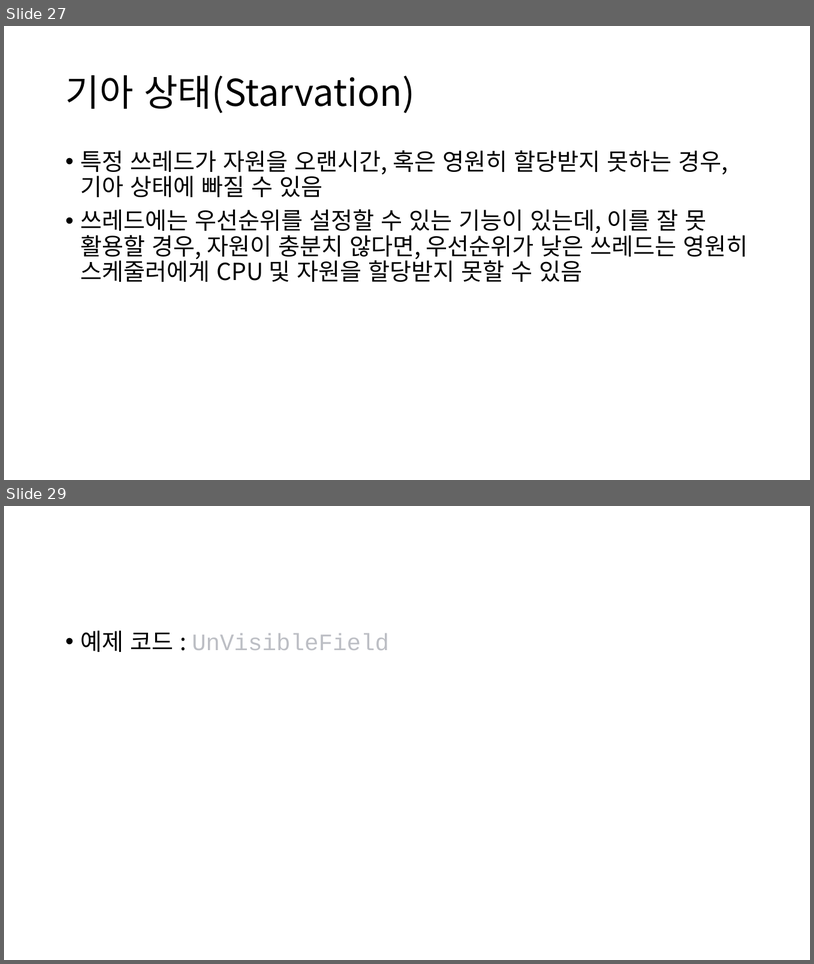
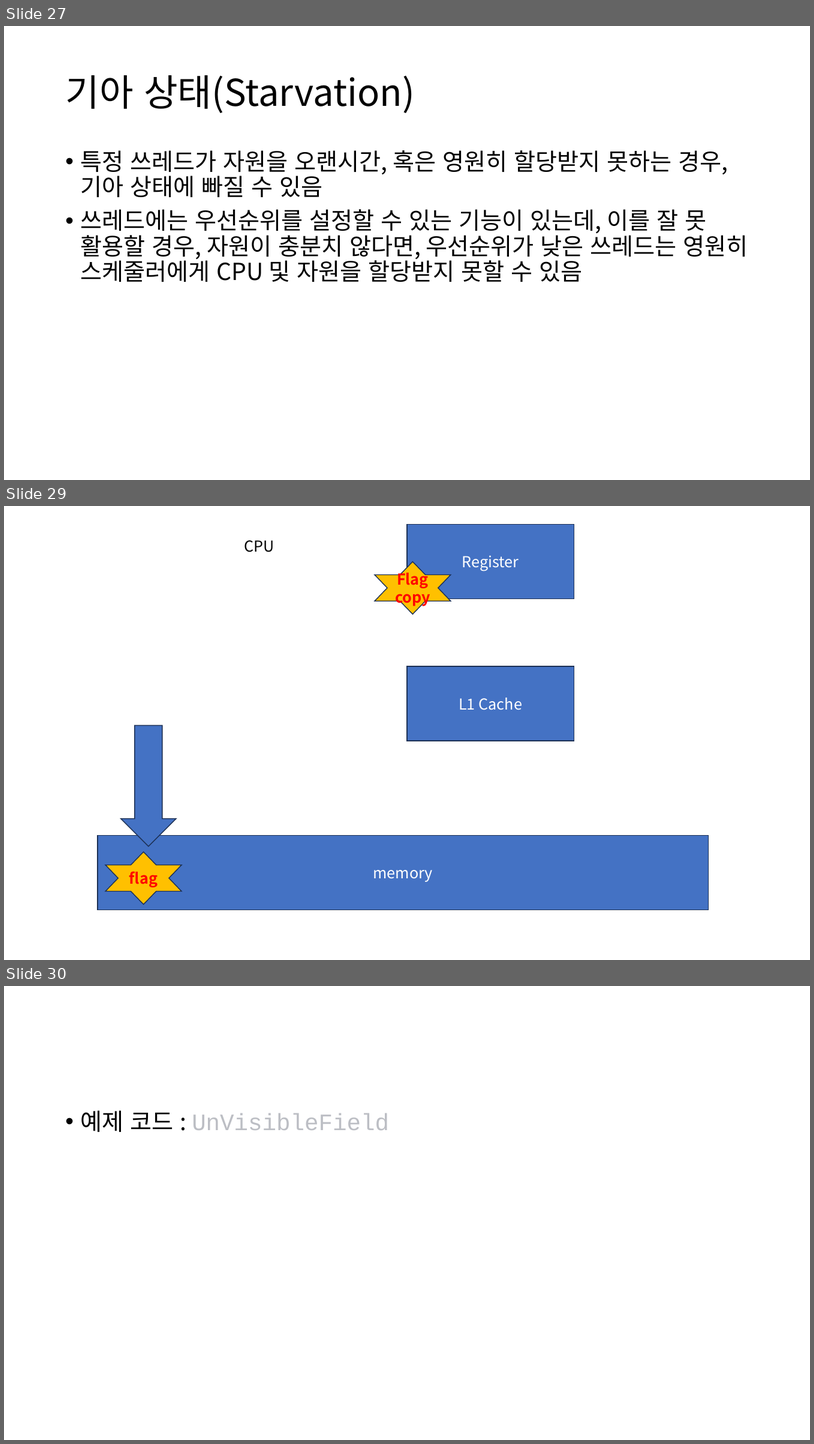
Before and after one commit to Baskervir/simcoding_jm, a slide deck: hy/수업자료/6주차 멀티쓰레딩/Multi Threading.pptx. Shown one above the other, each under a label of ours: slides 27 and 29 before the commit, slides 27, 29 and 30 after it; the slides between them are not shown. The pictures are 814x964 and 814x1444 pixels, drawn with LibreOffice and Linux fonts; fonts in the diff are those of the drawing. Boxes give left, top, right and bottom in pixels: in the first picture for what was removed or moved away, otherwise in the second. Text is boxed around its words. In the diff, an @@ line names an element or a change of style, - is before the commit and + after.

```diff
--- a/hy/수업자료/6주차 멀티쓰레딩/Multi Threading.pptx
+++ b/hy/수업자료/6주차 멀티쓰레딩/Multi Threading.pptx
@@ slide 29 added at [4, 506, 810, 960], background #FFFFFF @@
@@ text added at [245, 540, 275, 552], 18 pt, text #000000 @@
+CPU
@@ rectangle added at [408, 524, 575, 598], fill #4472C4, outline #1E3256 1 pt, 18 pt, text #FFFFFF @@
+Register
@@ star added at [375, 562, 451, 614], fill #FFC000, outline #1E3256 1 pt, 18 pt, text #FF0000, bold @@
+Flag copy
@@ rectangle added at [408, 666, 575, 741], fill #4472C4, outline #1E3256 1 pt, 18 pt, text #FFFFFF @@
+L1 Cache
@@ down arrow added at [121, 725, 176, 846], fill #4472C4, outline #1E3256 1 pt @@
@@ rectangle added at [98, 835, 709, 910], fill #4472C4, outline #1E3256 1 pt, 18 pt, text #FFFFFF @@
+memory
@@ star added at [105, 852, 182, 904], fill #FFC000, outline #1E3256 1 pt, 18 pt, text #FF0000, bold @@
+flag
@@ what was slide 29 is now slide 30 @@
```
Also in this commit, not shown: 2 slides changed, 1 other slide added, 7 other files.
